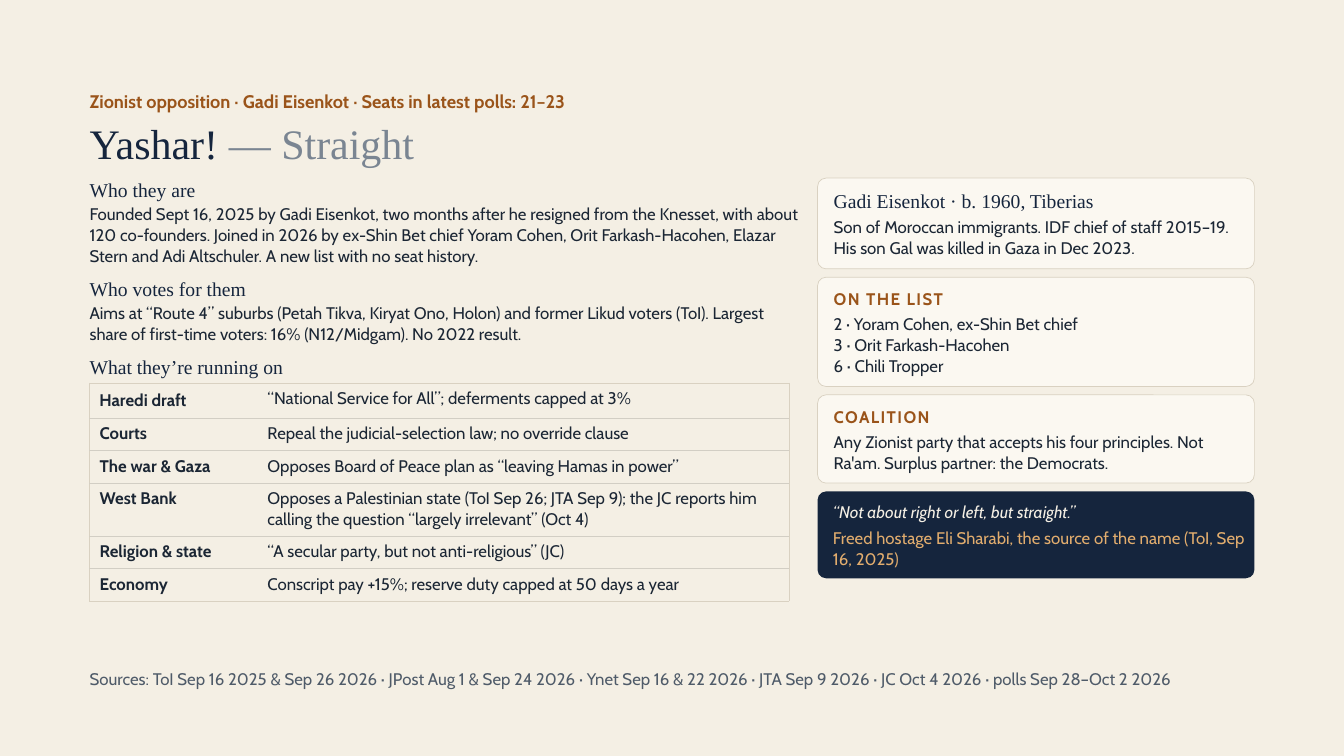
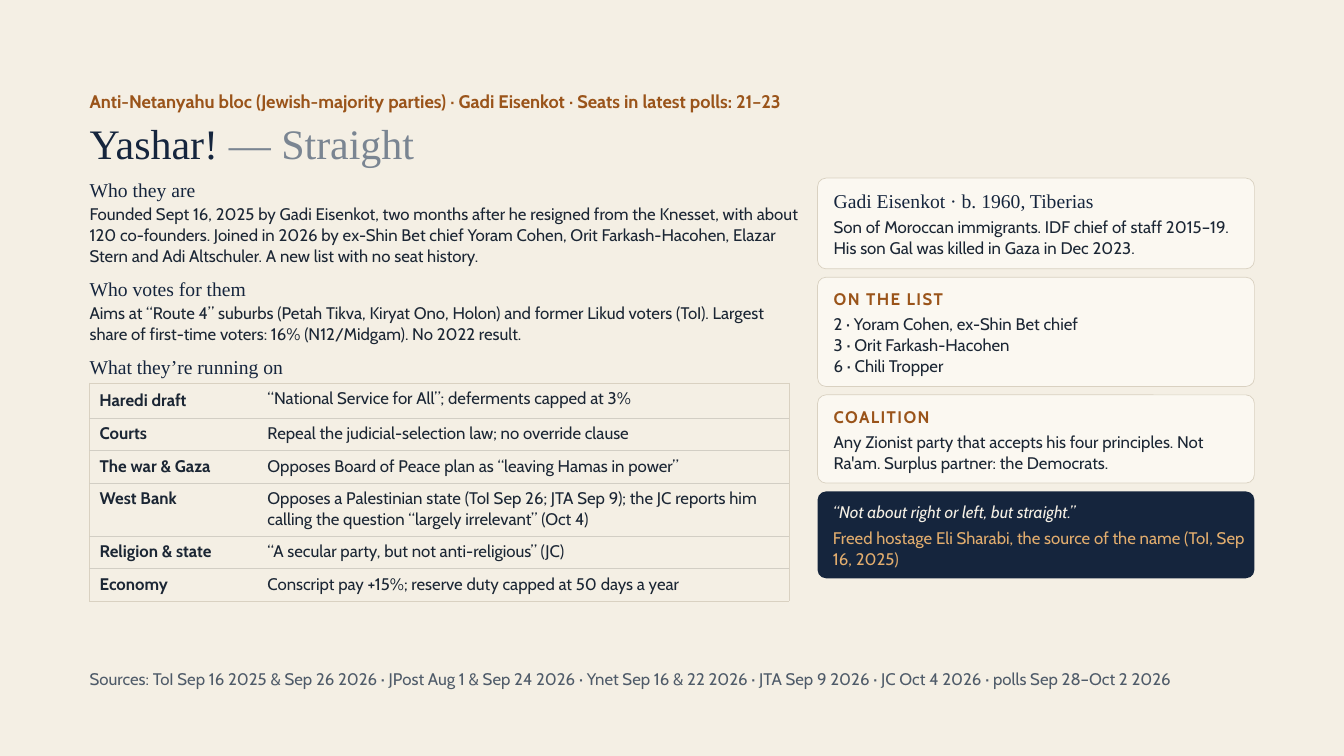
Before and after one commit to RavBogard/israelielection, a slide deck: slide 21 of public/teach/session-1-deck.pptx. Drawn at 1344x756 pixels with LibreOffice and Linux fonts; fonts in the diff are those of the drawing. Boxes give left, top, right and bottom in pixels: in the first picture for what was removed or moved away, otherwise in the second. Text is boxed around its words. In the diff, an @@ line names an element or a change of style, - is before the commit and + after.

```diff
--- a/public/teach/session-1-deck.pptx
+++ b/public/teach/session-1-deck.pptx
@@ text at box(90, 94, 781, 113): text changed @@
-Zionist opposition · Gadi Eisenkot · Seats in latest polls: 21–23
+Anti-Netanyahu bloc (Jewish-majority parties) · Gadi Eisenkot · Seats in latest polls: 21–23
```
Also in this commit, not shown: 10 other slides changed, 3 other files.
